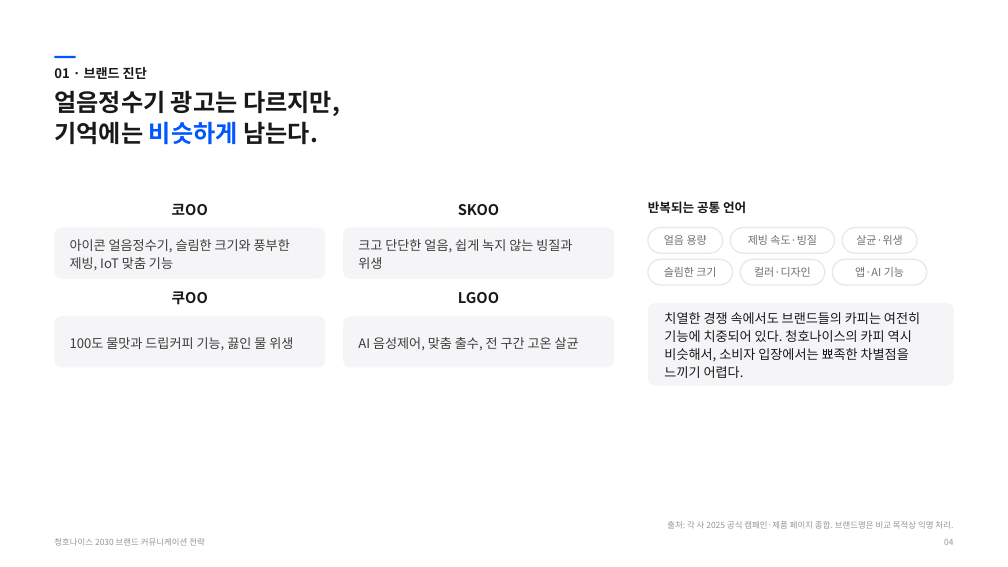
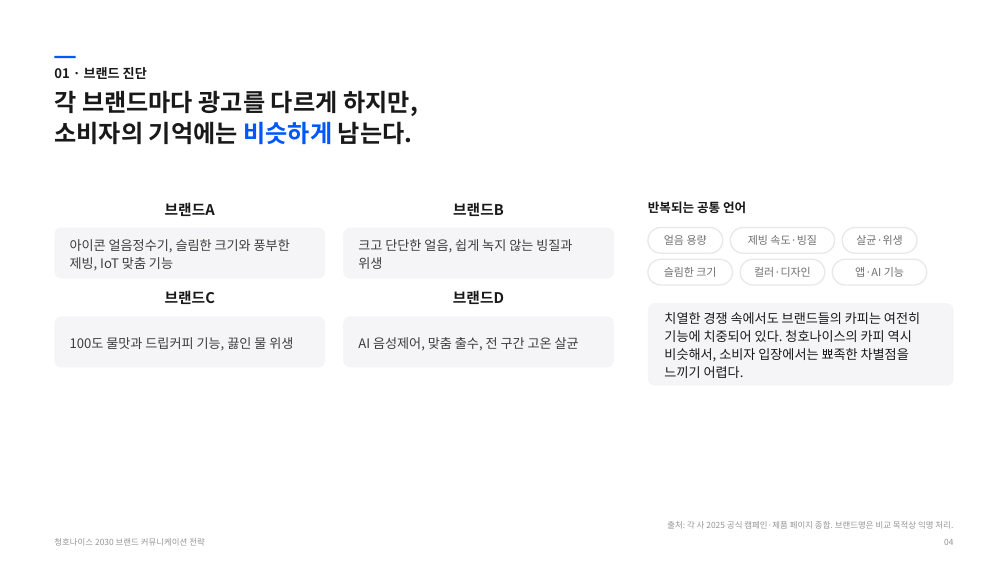
Before and after one commit to PhrenO0/CHAI-AI, a slide deck: slide 5 of 청호나이스-브랜드전략-제안.pptx. Drawn at 1008x567 pixels with LibreOffice and Linux fonts; fonts in the diff are those of the drawing. Boxes give left, top, right and bottom in pixels: in the first picture for what was removed or moved away, otherwise in the second. Text is boxed around its words. In the diff, an @@ line names an element or a change of style, - is before the commit and + after.

```diff
--- a/청호나이스-브랜드전략-제안.pptx
+++ b/청호나이스-브랜드전략-제안.pptx
@@ text at box(54, 90, 418, 145): text changed @@
-얼음정수기 광고는 다르지만,
-기억에는 비슷하게 남는다.
+각 브랜드마다 광고를 다르게 하지만,
+소비자의 기억에는 비슷하게 남는다.
@@ text at box(165, 202, 215, 216): text changed @@
-코OO
+브랜드A
@@ text at box(453, 202, 504, 216): text changed @@
-SKOO
+브랜드B
@@ text at box(165, 290, 215, 304): text changed @@
-쿠OO
+브랜드C
@@ text at box(453, 290, 504, 304): text changed @@
-LGOO
+브랜드D
```
Also in this commit, not shown: 7 other slides changed, 1 slide added, 1 slide removed, 16 other files.
